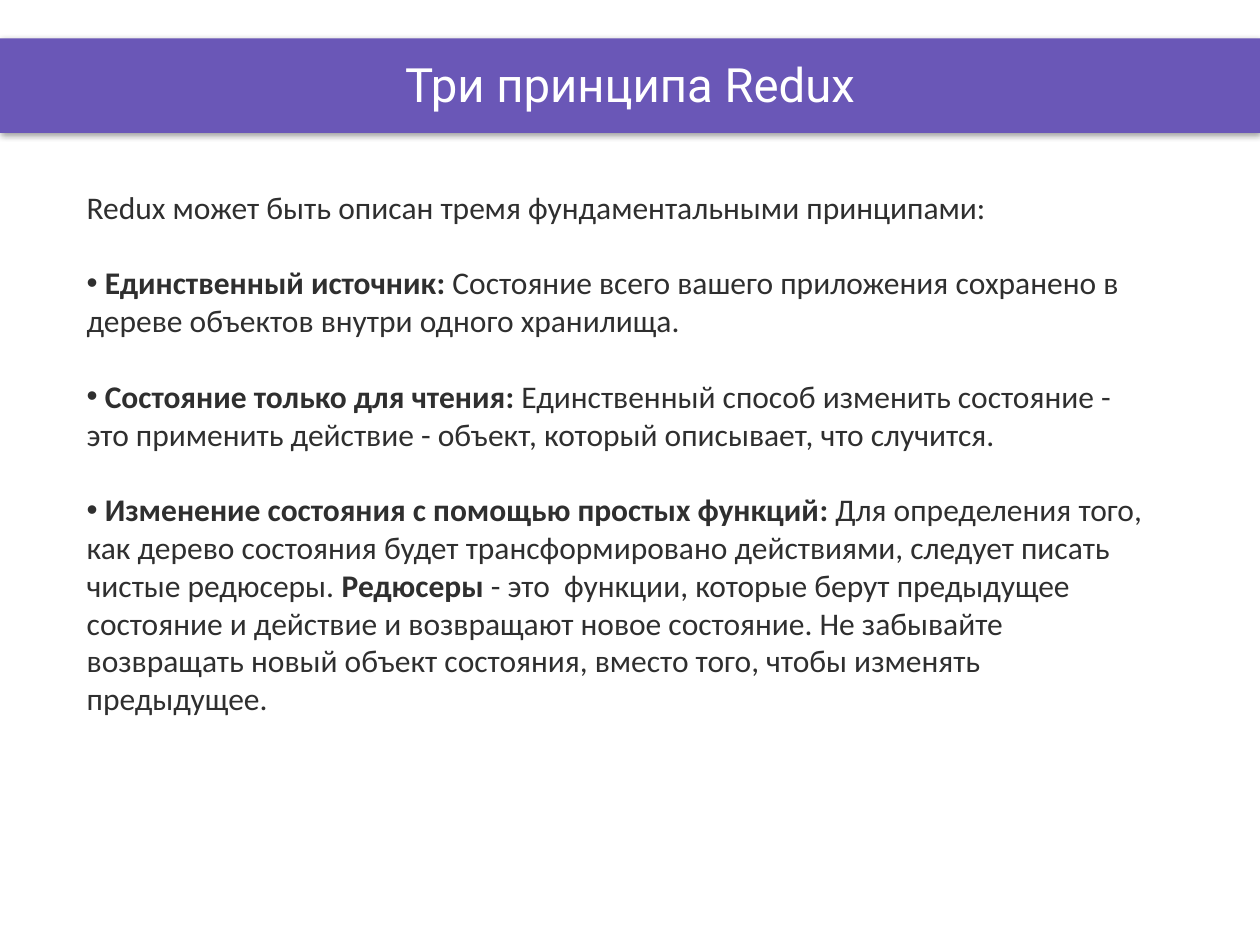
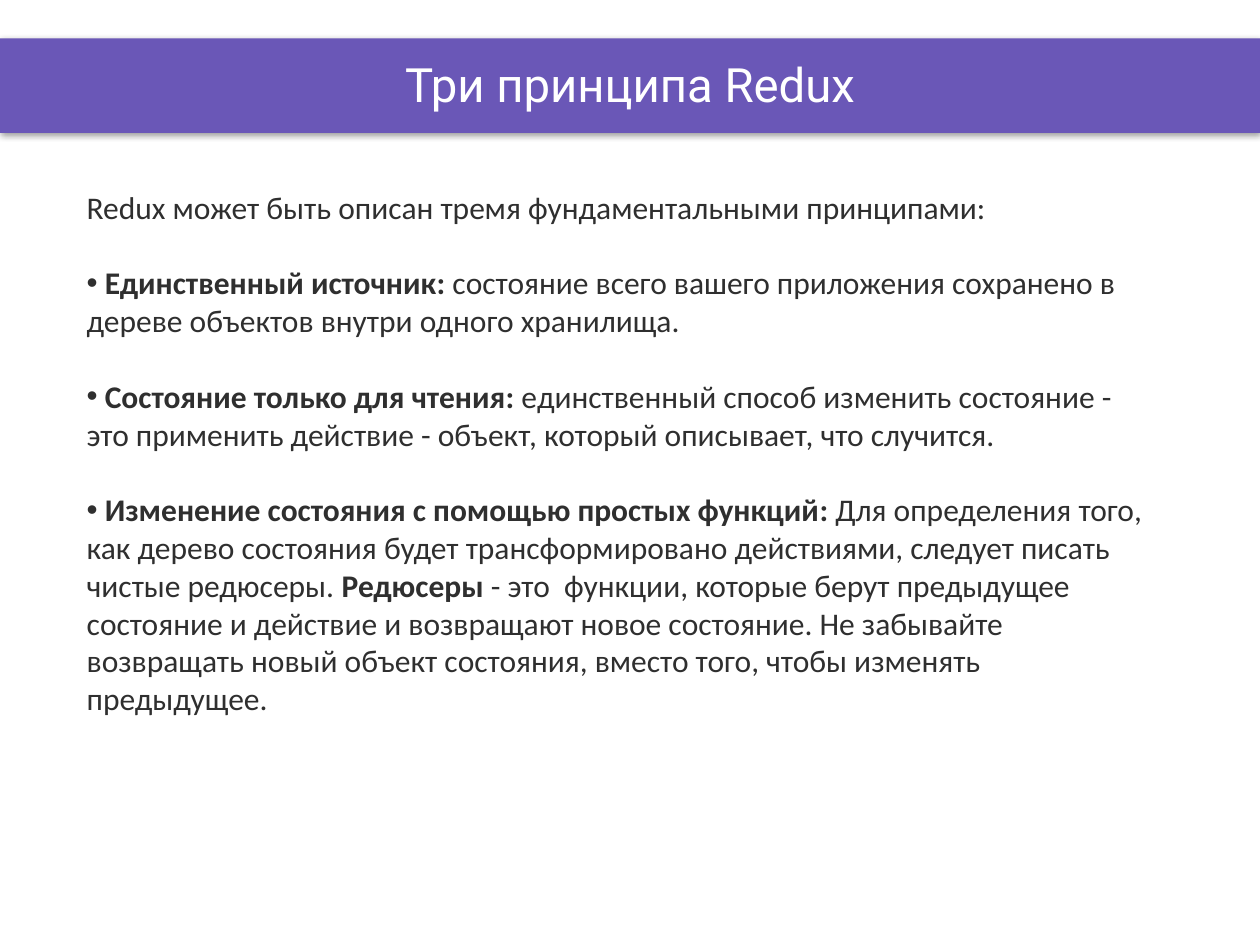
Before and after one commit to OleksandrPetryk/ignite, a slide deck: slide 4 of React/lesson_26/Presentation/Redux.pptx. Drawn at 1260x945 pixels with LibreOffice and Linux fonts; fonts in the diff are those of the drawing; background and template pictures are left out. Boxes give left, top, right and bottom in pixels: in the first picture for what was removed or moved away, otherwise in the second. Text is boxed around its words. In the diff, an @@ line names an element or a change of style, - is before the commit and + after.

```diff
--- a/React/lesson_26/Presentation/Redux.pptx
+++ b/React/lesson_26/Presentation/Redux.pptx
@@ text at <box>87,272,1115,451</box>: text changed @@
-• Единственный источник: Состояние всего вашего приложения сохранено в дереве объектов внутри одного хранилища.
-• Состояние только для чтения: Единственный способ изменить состояние - это применить действие - объект, который описывает, что случится.
+• Единственный источник: cостояние всего вашего приложения сохранено в дереве объектов внутри одного хранилища.
+• Состояние только для чтения: единственный способ изменить состояние - это применить действие - объект, который описывает, что случится.
```
Also in this commit, not shown: 4 other slides changed, 30 other files.
